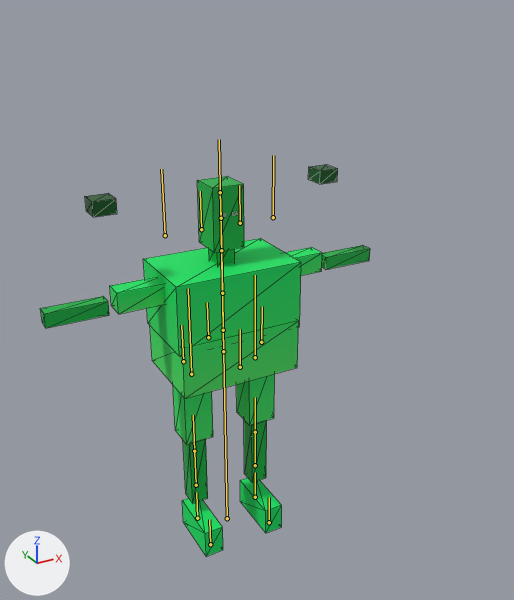
The glTF model Assets/Models3D/Fighters/SK_SUPREME_JUDGE_BOSS.glb: old version first, new version second.
Before and after are seen from a 50 mm lens placed at (-1.49, -3.09, 2.95), pointed at (0.11, -0.18, 1.49). The lights are fixed; the arrows at lower left show +X, +Y and +Z. The picture after the commit comes second. The bones that change, and the others that lie on the model, are drawn over the model as lines. Mesh edges are drawn as thin lines.

In view in the first picture: 'Mesh_SUPREME_JUDGE_BOSS'.
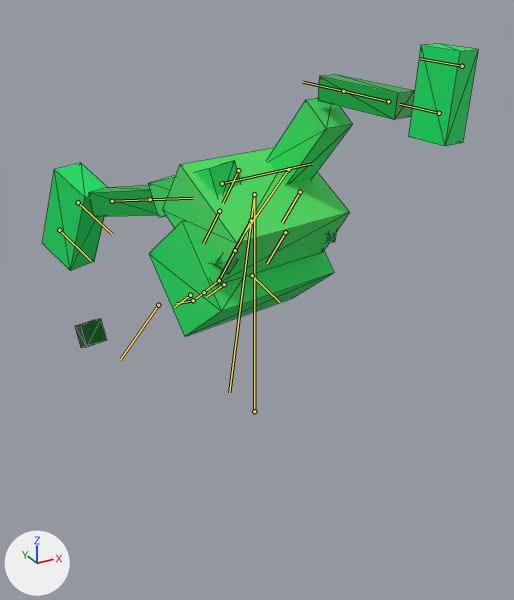
The newer file adds an action. The first version stands in its rest pose; the second is drawn at frame 14 of the action 'Special_Chilena'.

Boxes [x1, y1, x2, y2] around the edits, measured in the pictures (514 x 600 px):
'Mesh_SUPREME_JUDGE_BOSS', posed (32% wider, 22% shorter)
    before: [40, 165, 370, 556]
    after: [43, 44, 478, 348]
bone 'root', root to tip
    before: (227, 518) to (223, 351)
    after: (254, 411) to (254, 194)
bone 'pelvis', root to tip
    before: (223, 351) to (219, 139)
    after: (254, 194) to (229, 392)
bone 'spine_01', root to tip
    before: (223, 330) to (222, 293)
    after: (251, 220) to (235, 250)
bone 'spine_03', root to tip
    before: (221, 250) to (221, 218)
    after: (219, 280) to (204, 292)
bone 'head', root to tip
    before: (220, 192) to (219, 157)
    after: (193, 300) to (176, 303)
bone 'upperarm_l', root to tip
    before: (273, 217) to (273, 155)
    after: (252, 275) to (280, 302)
bone 'upperarm_r', root to tip
    before: (165, 235) to (161, 169)
    after: (158, 305) to (120, 359)
bone 'thigh_l', root to tip
    before: (255, 357) to (255, 275)
    after: (288, 169) to (245, 232)
bone 'calf_l', root to tip
    before: (255, 432) to (255, 397)
    after: (343, 91) to (303, 82)
bone 'thigh_r', root to tip
    before: (191, 374) to (188, 288)
    after: (222, 183) to (312, 163)
bone 'calf_r', root to tip
    before: (194, 451) to (193, 415)
    after: (150, 199) to (193, 198)
bone 'foot_r', root to tip
    before: (197, 518) to (196, 492)
    after: (78, 202) to (112, 234)

What the commit changed:
Bone 'root' (bone_root) moves from (0.0, 0.0, 0.0) to (0.0, 0.956, 0.35).
Bone 'pelvis' (bone_pelvis) turns from (0, 0, 0) to (-170, 12, 0) degrees about its own x, y and z.
Bone 'spine_01' (bone_spine_01) turns from (0, 0, 0) to (23, 0, 0) degrees about its own x, y and z.
Bone 'spine_03' (bone_spine_03) turns from (0, 0, 0) to (18, 0, 0) degrees about its own x, y and z.
Bone 'head' (bone_head) turns from (0, 0, 0) to (15, 0, 0) degrees about its own x, y and z.
Bone 'upperarm_l' (bone_upperarm_l) turns from (0, 0, 0) to (-34, 20, -68) degrees about its own x, y and z.
Bone 'upperarm_r' (bone_upperarm_r) turns from (0, 0, 0) to (-34, -20, 68) degrees about its own x, y and z.
Bone 'thigh_l' (bone_thigh_l) turns from (0, 0, 0) to (29, 0, 0) degrees about its own x, y and z.
Bone 'calf_l' (bone_calf_l) turns from (0, 0, 0) to (54, 0, 0) degrees about its own x, y and z.
Bone 'thigh_r' (bone_thigh_r) turns from (0, 0, 0) to (-119, -10, 0) degrees about its own x, y and z.
Bone 'calf_r' (bone_calf_r) turns from (0, 0, 0) to (7, 0, 0) degrees about its own x, y and z.
Bone 'calf_r' (bone_calf_r) is rescaled from (1.0, 1.0, 1.0) to (1.24, 1.24, 1.24).
Bone 'foot_r' (bone_foot_r) turns from (0, 0, 0) to (37, 0, 0) degrees about its own x, y and z.
Bone 'foot_r' (bone_foot_r) is rescaled from (1.0, 1.0, 1.0) to (1.24, 1.24, 1.24).
